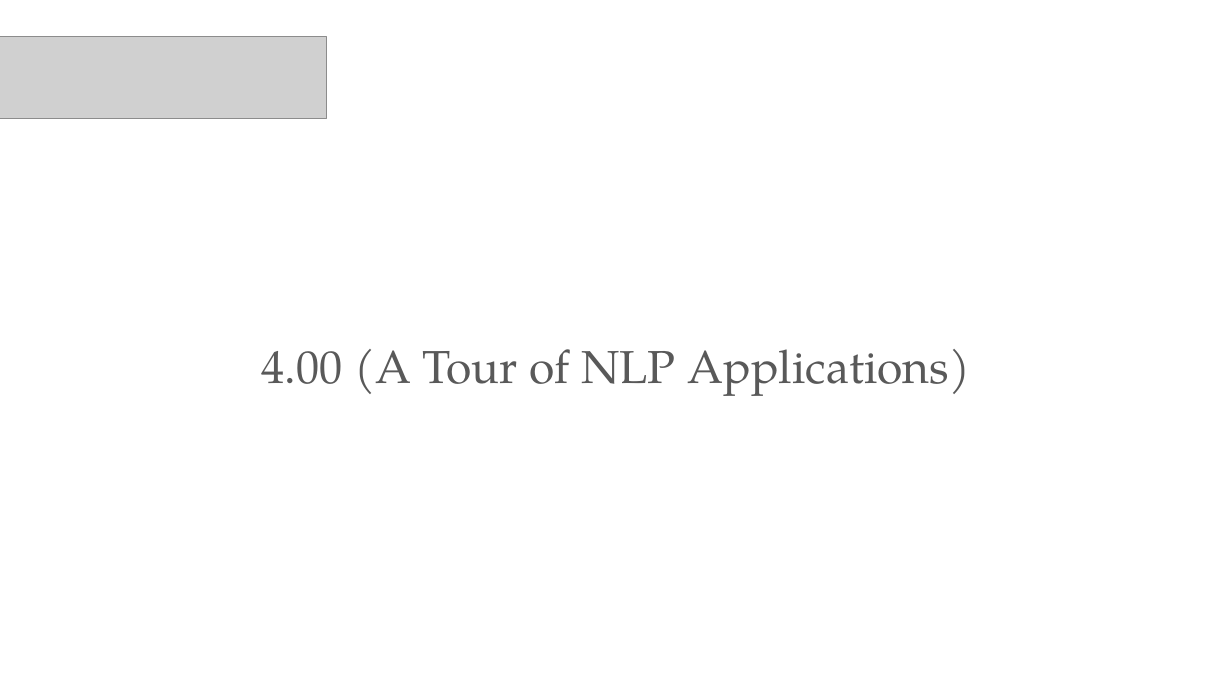
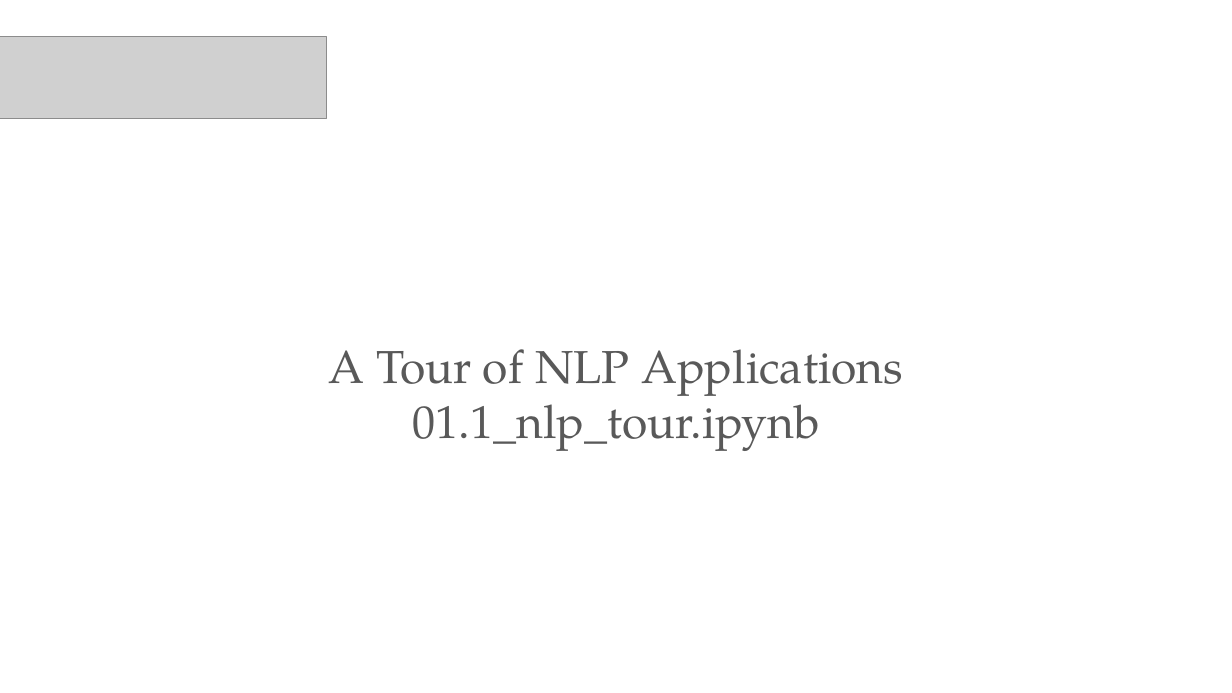
Before and after one commit to PracticumAI/nlp, a slide deck: slide 9 of presentations/01_nlp_intro.pptx. Drawn at 1232x693 pixels with LibreOffice and Linux fonts; fonts in the diff are those of the drawing; grey boxes stand for pictures. Boxes give left, top, right and bottom in pixels: in the first picture for what was removed or moved away, otherwise in the second. Text is boxed around its words. In the diff, an @@ line names an element or a change of style, - is before the commit and + after.

```diff
--- a/presentations/01_nlp_intro.pptx
+++ b/presentations/01_nlp_intro.pptx
@@ text at box(329, 349, 903, 451): text changed @@
-4.00 (A Tour of NLP Applications)
+A Tour of NLP Applications
+01.1_nlp_tour.ipynb
```
Also in this commit, not shown: 2 other slides changed, 2 other files.
